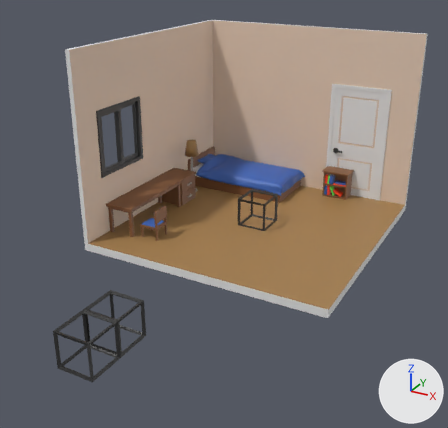
Two versions of the Blender file Final project/models.blend, one commit apart.
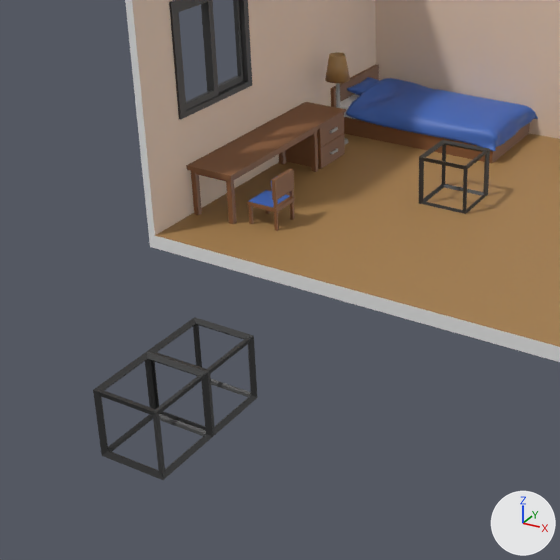
The first picture shows the older version from a camera (50 mm lens) standing at (16.5, -34.8, 17.5) and looking at (1.0, -6.6, 3.4). The close-ups show both versions on the part from 0% to 71% of the width and 26% to 100% of the height of that picture; other places that the commit changed are outside them. The axes (+X, +Y, +Z) are drawn at lower right. The lights are the same throughout.

The first close-up shows 'Bed', 'Cube', 'Desk', 'Drawer', 'Lamp', 'Room', 'block', 'long block', 'window'.
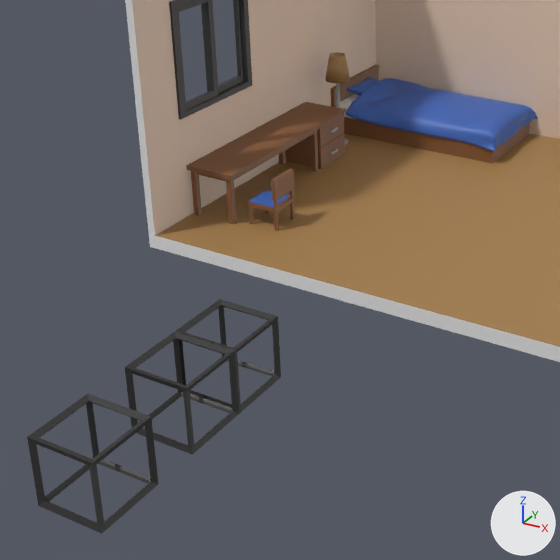
What differs and where, as boxes [x1, y1, x2, y2] in the close-ups (560 x 560 px):
'long block', moved: before [93, 317, 257, 480]; after [125, 299, 281, 455]
'block', moved: before [419, 140, 490, 214]; after [27, 393, 158, 534]
'window', unchanged, covered by the edit: before [169, 0, 252, 120]

Patch to the scene script:
```diff
--- a/Final project/models.blend.py
+++ b/Final project/models.blend.py
@@ ob_block @@
 ob_block.parent = ob_unit_block
-ob_block.location = (0.0, 0.0, 0.0)
+ob_block.location = (0.0, -19.57, 0.0)
@@ ob_long_block @@
 ob_long_block.parent = ob_unit_block_long
-ob_long_block.location = (0.0, -15.39, 0.0)
+ob_long_block.location = (0.0, -14.24, 0.0)
```
